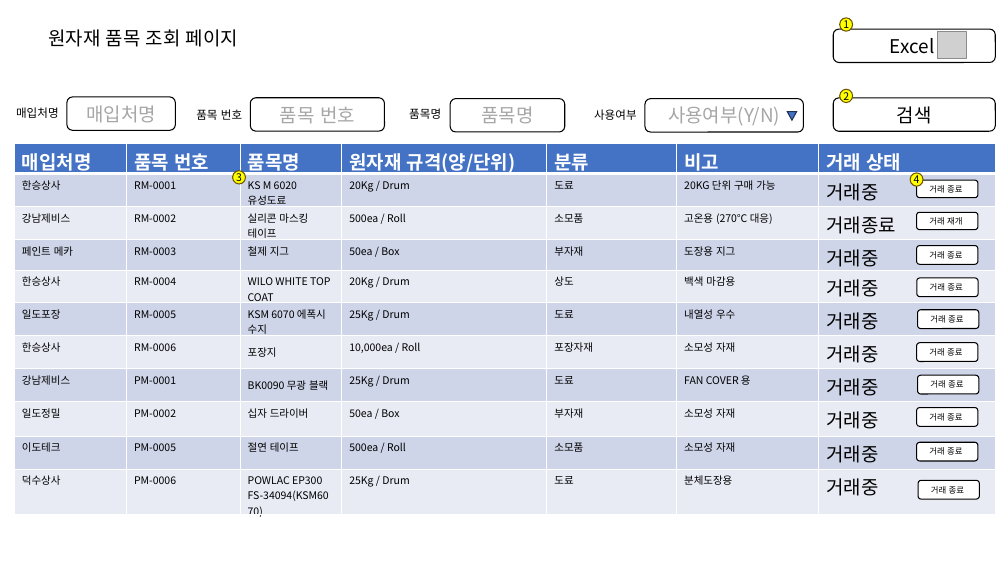
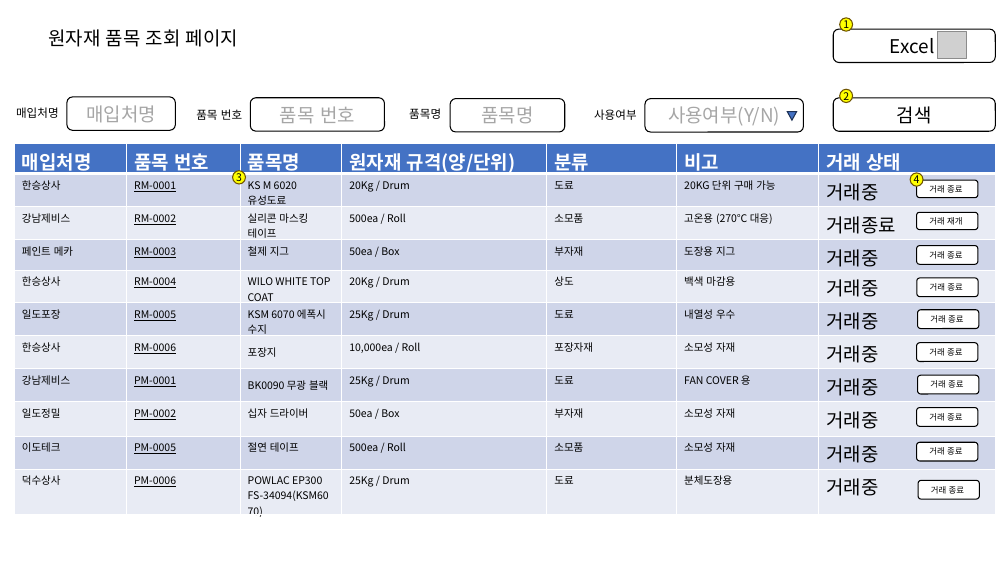
Before and after one commit to wjdgotjd28-del/mes_tripleJ, a slide deck: slide 1 of 화면 설계서/5.원자재 품목 조회 페이지.pptx. Drawn at 1008x567 pixels with LibreOffice and Linux fonts; fonts in the diff are those of the drawing; grey boxes stand for pictures; background and template pictures are left out. Boxes give left, top, right and bottom in pixels: in the first picture for what was removed or moved away, otherwise in the second. Text is boxed around its words. In the diff, an @@ line names an element or a change of style, - is before the commit and + after.

Commit message:
원자재 품목 조회 페이지(수정)

```diff
--- a/화면 설계서/5.원자재 품목 조회 페이지.pptx
+++ b/화면 설계서/5.원자재 품목 조회 페이지.pptx
@@ table at (14,144,995,514) @@
@@ underline on in "RM-0001", "RM-0002", "RM-0003", "RM-0004" and 6 more places @@
```
